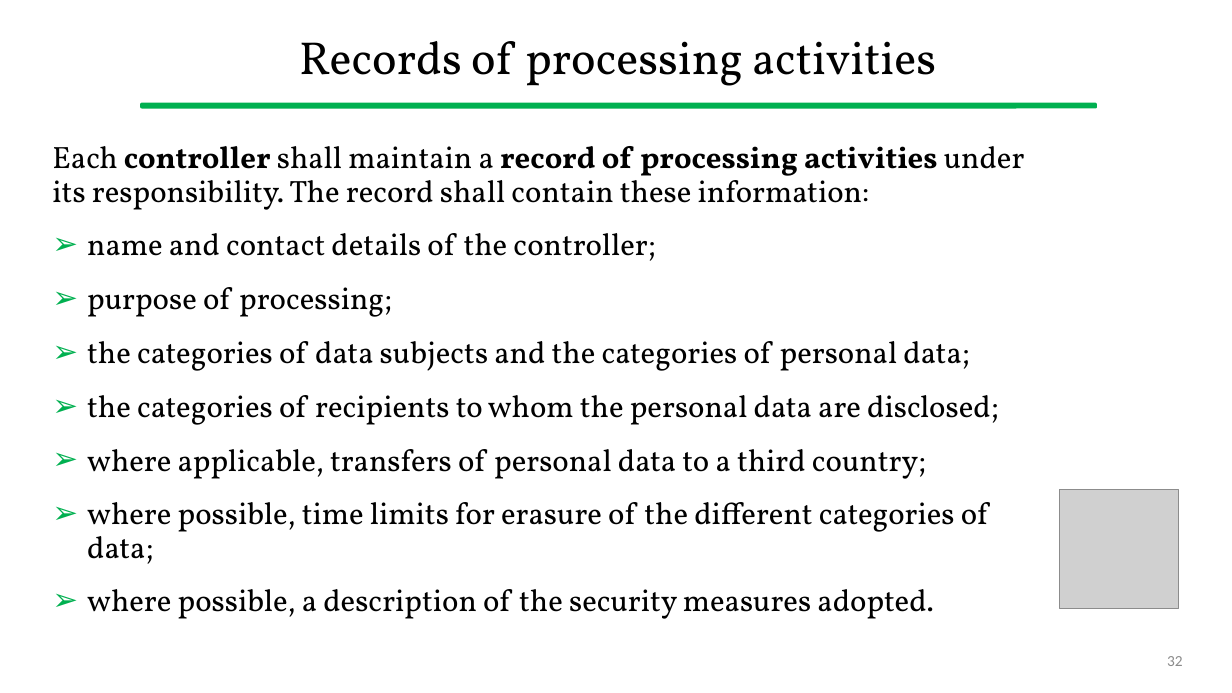
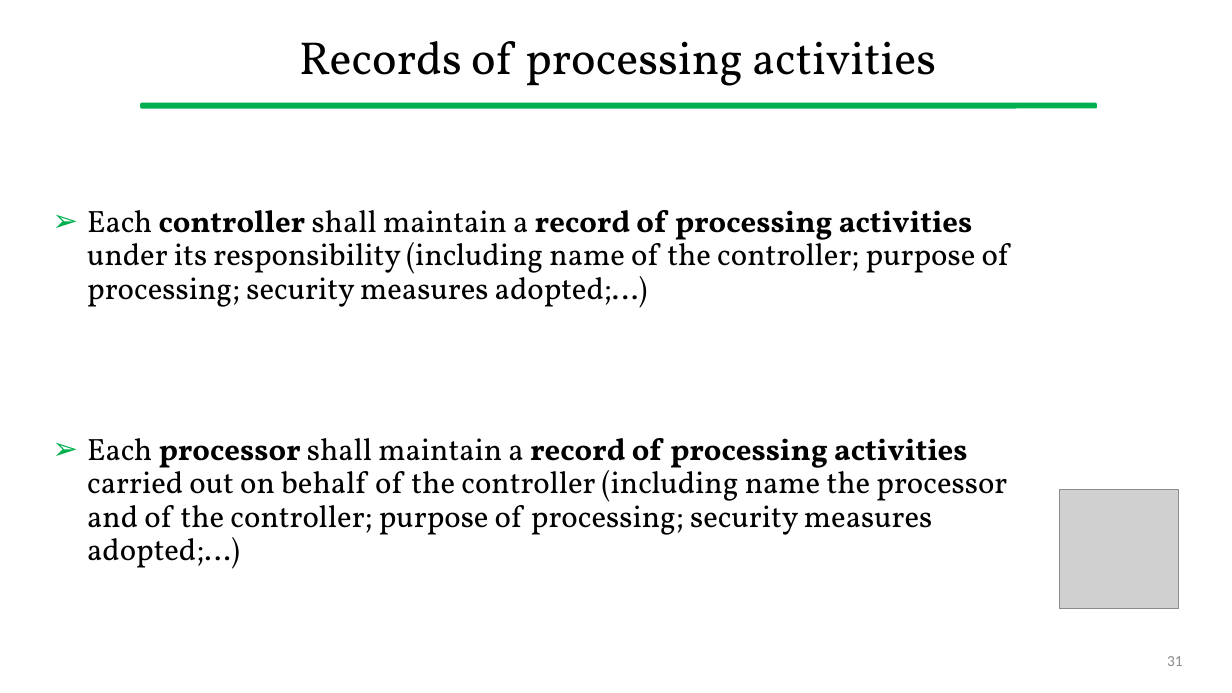
Before and after one commit to gcappon/bwthw, a slide deck: slide 31 of theory_12-regulation_on_data_protection/theory_12-regulation_on_data_protection.pptx (slide 32 before the commit). Drawn at 1232x693 pixels with LibreOffice and Linux fonts; fonts in the diff are those of the drawing; grey boxes stand for pictures. Boxes give left, top, right and bottom in pixels: in the first picture for what was removed or moved away, otherwise in the second. Text is boxed around its words. In the diff, an @@ line names an element or a change of style, - is before the commit and + after.

```diff
--- a/theory_12-regulation_on_data_protection/theory_12-regulation_on_data_protection.pptx
+++ b/theory_12-regulation_on_data_protection/theory_12-regulation_on_data_protection.pptx
@@ text at [87, 210, 1009, 569]: text changed @@
-Each controller shall maintain a record of processing activities under its responsibility. The record shall contain these information:
-➢ name and contact details of the controller;
-➢ purpose of processing;
-➢ the categories of data subjects and the categories of personal data;
-➢ the categories of recipients to whom the personal data are disclosed;
-➢ where applicable, transfers of personal data to a third country;
-➢ where possible, time limits for erasure of the different categories of data;
-➢ where possible, a description of the security measures adopted.
+➢ Each controller shall maintain a record of processing activities under its responsibility (including name of the controller; purpose of processing; security measures adopted;…)
+➢ Each processor shall maintain a record of processing activities carried out on behalf of the controller (including name the processor and of the controller; purpose of processing; security measures adopted;…)
@@ page number at [1167, 656, 1183, 666]: text changed @@
-32
+31
```
Also in this commit, not shown: 7 other slides changed, 2 slides removed, 1 other file.
